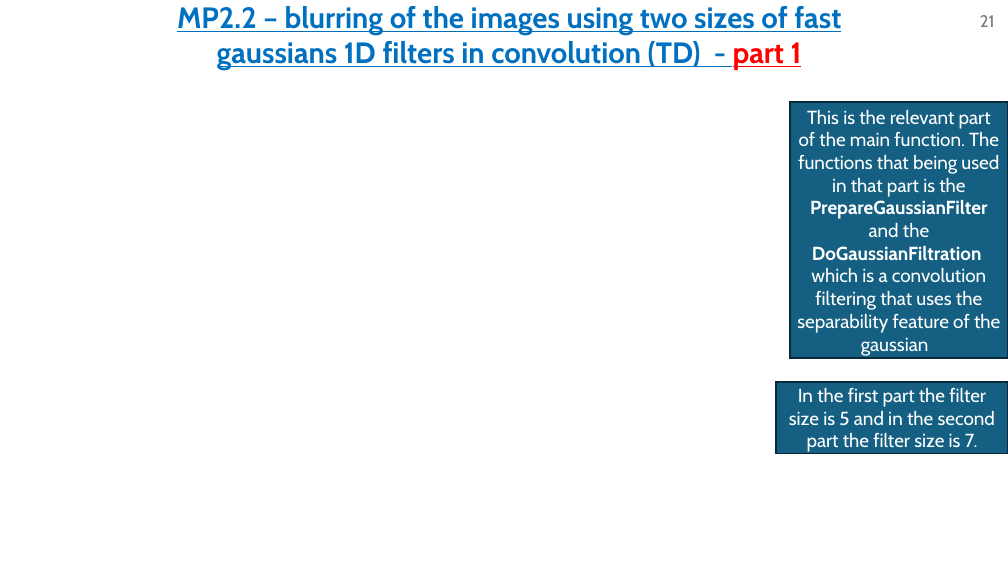
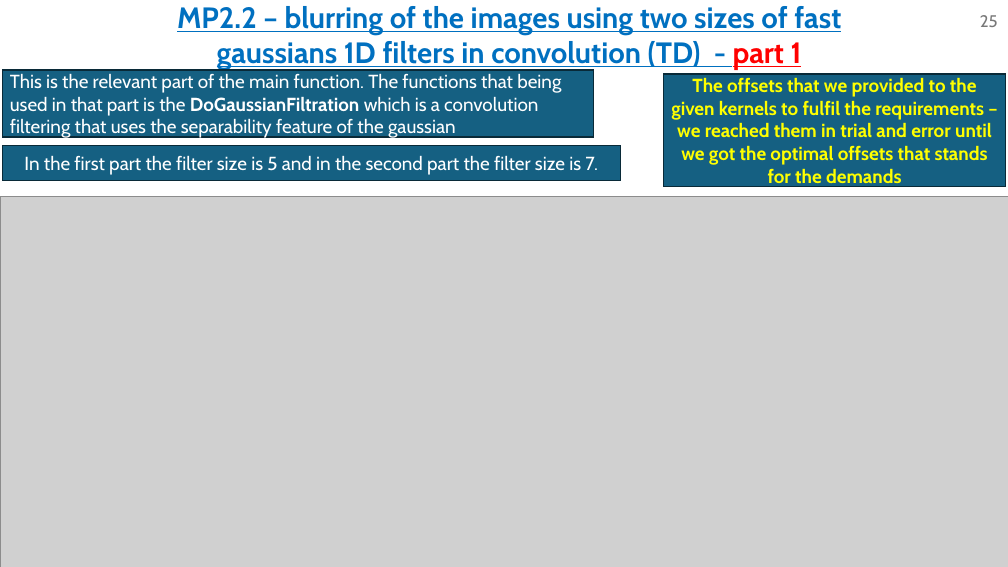
Before and after one commit to omripony/image-processing, a slide deck: slide 25 of MP2/1950-2210-7939-ImPr-IP-MP2.pptx (slide 21 before the commit). Drawn at 1008x567 pixels with LibreOffice and Linux fonts; fonts in the diff are those of the drawing; grey boxes stand for pictures. Boxes give left, top, right and bottom in pixels: in the first picture for what was removed or moved away, otherwise in the second. Text is boxed around its words. In the diff, an @@ line names an element or a change of style, - is before the commit and + after.

```diff
--- a/MP2/1950-2210-7939-ImPr-IP-MP2.pptx
+++ b/MP2/1950-2210-7939-ImPr-IP-MP2.pptx
@@ page number at [980, 15, 998, 27]: text changed @@
-21
+25
@@ rectangle "This is the relevant part ...": place and size @@
-rectangle "This is the relevant part ..." at [790, 102, 1008, 358]
+rectangle "This is the relevant part ..." at [2, 70, 594, 138]
@@ text in rectangle at [10, 74, 561, 138]: text changed @@
-This is the relevant part of the main function. The functions that being used in that part is the PrepareGaussianFilter and the DoGaussianFiltration which is a convolution filtering that uses the separability feature of the gaussian
+This is the relevant part of the main function. The functions that being used in that part is the DoGaussianFiltration which is a convolution filtering that uses the separability feature of the gaussian
@@ rectangle added at [664, 74, 1006, 187], fill #156082, outline #092A39 1.5 pt, 18 pt, text #FFFF00, bold @@
+The offsets that we provided to the given kernels to fulfil the requirements – we reached them in trial and error until we got the optimal offsets that stands for the demands
@@ rectangle "In the first part the ...": place and size @@
-rectangle "In the first part the ..." at [776, 382, 1008, 454]
+rectangle "In the first part the ..." at [2, 146, 620, 181]
@@ picture added at [0, 197, 1008, 567] @@
```
Also in this commit, not shown: 28 other slides changed, 10 slides added, 12 slides removed, 11 other files.
